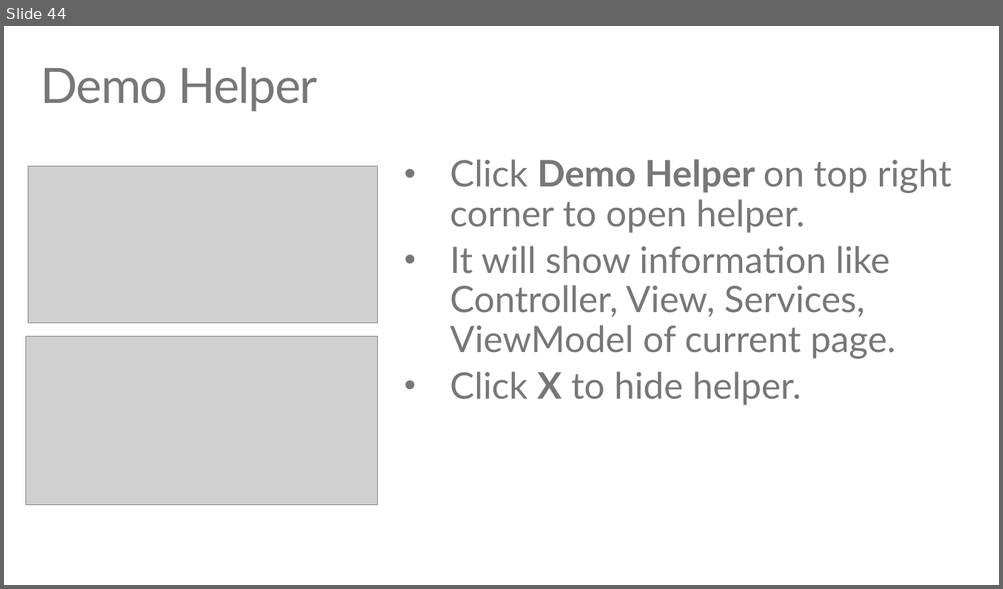
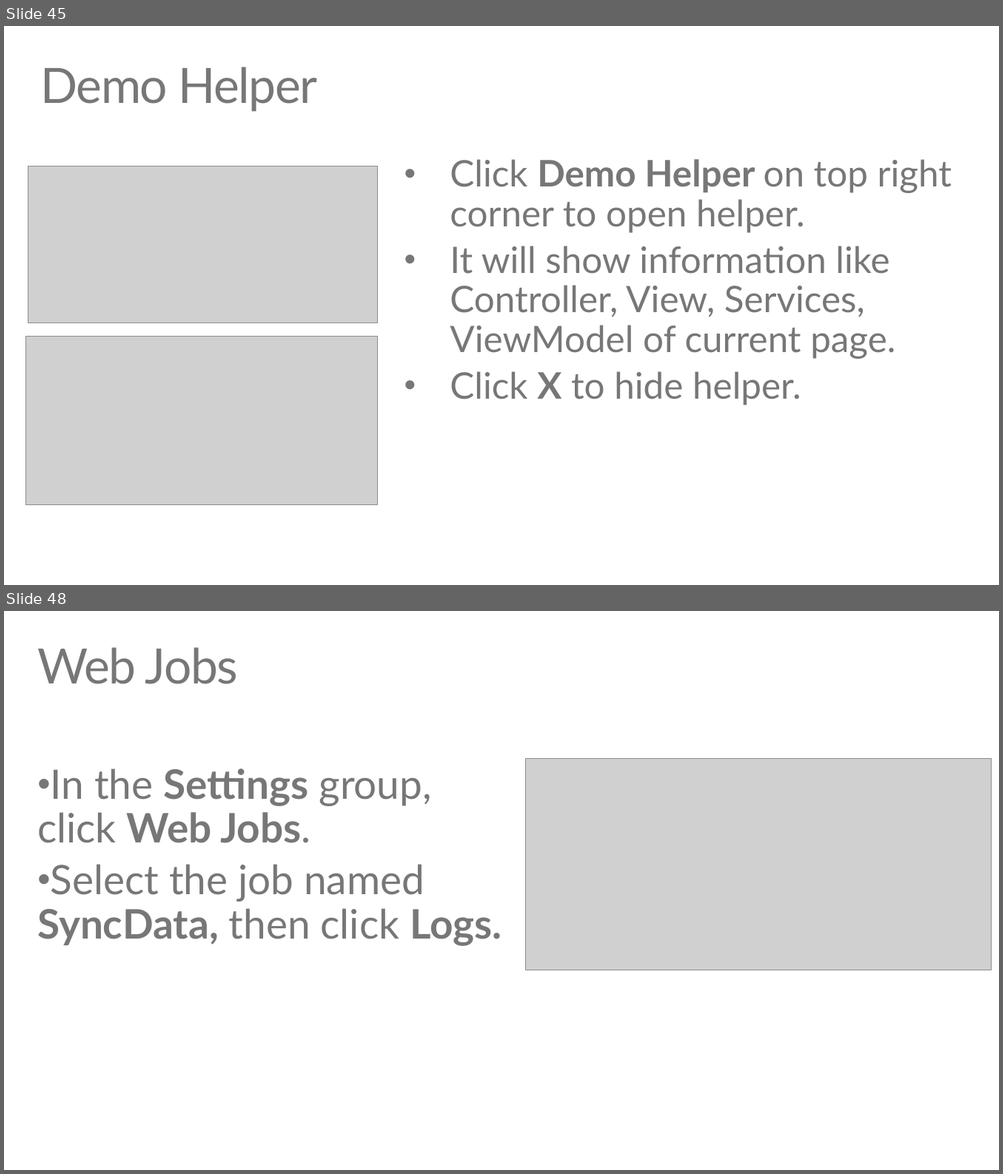
Before and after one commit to TylerLu/EDUGraphAPI-Angular, a slide deck: EDU GRAPH-API Demo Script.pptx. Shown one above the other, each under a label of ours: slide 44 before the commit, slides 45 and 48 after it; the slides between them are not shown. The pictures are 1003x589 and 1003x1174 pixels, drawn with LibreOffice and Linux fonts; fonts in the diff are those of the drawing; grey boxes stand for pictures. Boxes give left, top, right and bottom in pixels: in the first picture for what was removed or moved away, otherwise in the second. Text is boxed around its words. In the diff, an @@ line names an element or a change of style, - is before the commit and + after.

```diff
--- a/EDU GRAPH-API Demo Script.pptx
+++ b/EDU GRAPH-API Demo Script.pptx
@@ slide 48 added at [4,611,999,1170], background #FFFFFF @@
@@ title added at [37,647,238,684], 48 pt, text #777778 @@
+Web Jobs
@@ picture added at [526,759,990,970] @@
@@ text added at [37,769,501,946], 40 pt, text #777778 @@
+• In the Settings group, click Web Jobs.
+• Select the job named SyncData, then click Logs.
@@ what was slide 44 is now slide 45 @@
```
Also in this commit, not shown: 2 slides changed, 8 other slides added.
